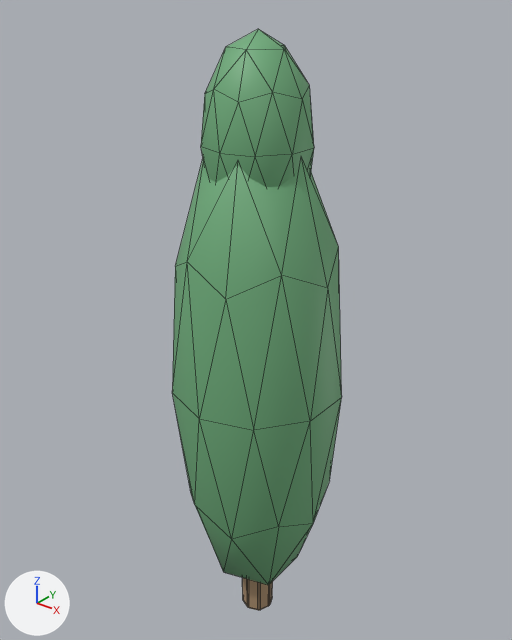
The Blender file source-art/bayview/tree_cypress.blend as it was, and as the next commit left it.
Rendered twice from a camera (50 mm lens) standing at (4.21, -5.3, 7.32) and looking at (-0.16, 0.16, 3.94). The lights are fixed; the arrows at lower left show +X, +Y and +Z. The first picture is the older version. Mesh edges are drawn as thin lines.

Before the edit, the objects in view are built like this:
```python
me_cylinder = bpy.data.meshes.new('Cylinder')
me_cylinder.from_pydata(...)  # 196 vertices, 266 faces; spans x -0.9..0.9, y -0.95..0.95, z -0.5..6.4
# faces by material slot: [106, 160]
me_cylinder.materials.append(mat_bark)  # beige #ad906f
me_cylinder.materials.append(mat_leafdark)  # green #6fad7c
ob_visual = bpy.data.objects.new('Visual', me_cylinder)
ob_visual.location = (0.0, 0.0, 0.5)
```
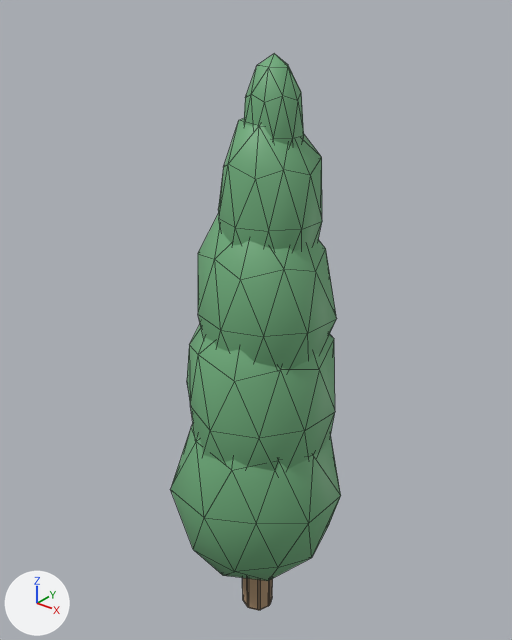
Where the change shows, as pixel boxes (x1, y1, x2, y2) in the pictures (512 x 640 px; the box of a moved part takes in the faces that stretch with it):
'Visual', reshaped: before (172, 29, 342, 610); after (170, 53, 341, 610)
part 1 of me_cylinder, added (green): after (244, 53, 304, 146)
part 2 of me_cylinder, rebuilt: before (201, 29, 314, 187); after (218, 118, 322, 251)
part 3 of me_cylinder, added (green): after (187, 324, 335, 472)
part 4 of me_cylinder, added (green): after (198, 215, 337, 371)
part 5 of me_cylinder, moved or reshaped: before (172, 160, 342, 585); after (170, 424, 341, 581)

The change, as a diff of the scene's bpy script:
```diff
--- a/source-art/bayview/tree_cypress.blend.py
+++ b/source-art/bayview/tree_cypress.blend.py
@@ me_cylinder @@
 # used by ob_visual; location = (0.0, 0.0, 0.5)
-me_cylinder.from_pydata(...)  # 196 vertices, 266 faces; spans x -0.9..0.9, y -0.95..0.95, z -0.5..6.4
+me_cylinder.from_pydata(...)  # 322 vertices, 506 faces; spans x -0.94..0.97, y -0.93..0.86, z -0.5..6.2
+# me_cylinder part 1: a new loose piece, an icosphere of 80 faces spanning x -0.17..0.41, y -0.21..0.37, z 4.8..6.2, in mat_leafdark (green #6fad7c)
+# me_cylinder part 2: the loose piece of 42 vertices spanning x -0.52..0.52, y -0.55..0.55, z 4.4..6.4 is rebuilt with 42 vertices and now spans x -0.43..0.61, y -0.45..0.57, z 3.64..5.72
+# me_cylinder part 3: a new loose piece of 42 vertices spanning x -0.85..0.84, y -0.83..0.81, z 1.18..4.01, in mat_leafdark (green #6fad7c)
+# me_cylinder part 4: a new loose piece of 42 vertices spanning x -0.68..0.8, y -0.66..0.75, z 2.45..4.96, in mat_leafdark (green #6fad7c)
+# me_cylinder part 5
+# 16 vertices are removed from x -0.81..0.85, y -0.81..0.81, z 4.14..5.8
+# 40 faces are deleted
+# 26 vertices move from x -0.9..0.9, y -0.95..0.95, z -0.2..2.8 to x -0.94..0.97, y -0.93..0.86, z -0.05..1.5
+# 16 vertices are added at x -0.76..0.77, y -0.77..0.79, z 2.14..3.08
+# 40 new faces join them, mat_leafdark (green #6fad7c)
 me_cylinder.materials.append(mat_bark)
```
